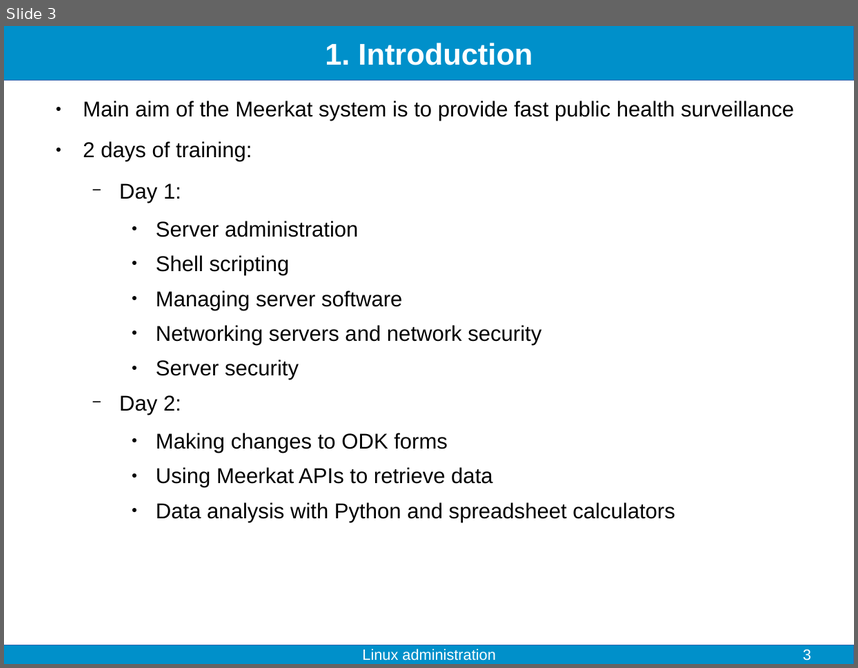
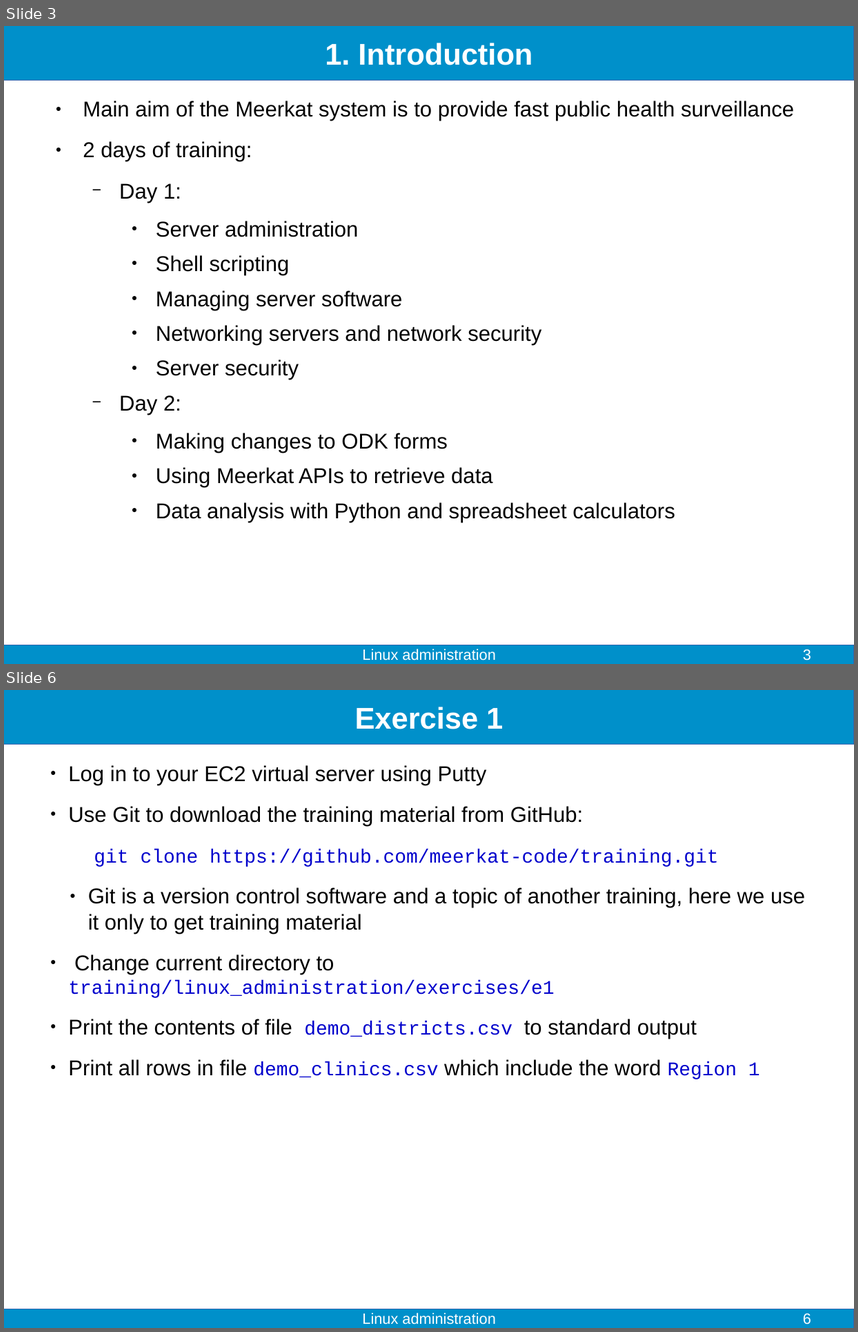
Before and after one commit to fjelltopp/training, a slide deck: linux_administration/linux_administration.odp. Shown one above the other, each under a label of ours: slide 3 before the commit, slides 3 and 6 after it; the slides between them are not shown. The pictures are 858x668 and 858x1332 pixels, drawn with LibreOffice and Linux fonts; fonts in the diff are those of the drawing. Boxes give left, top, right and bottom in pixels: in the first picture for what was removed or moved away, otherwise in the second. Text is boxed around its words. In the diff, an @@ line names an element or a change of style, - is before the commit and + after.

Commit message:
Exercise 1

```diff
--- a/linux_administration/linux_administration.odp
+++ b/linux_administration/linux_administration.odp
@@ slide 6 added at (4, 690, 854, 1328), background #FFFFFF; not listed: 2 template elements that a slide beside it also shows @@
@@ title added at (355, 707, 503, 729), 28 pt, text #FFFFFF, bold @@
+Exercise 1
@@ text added at (68, 765, 805, 1079), 20 pt, text #000000 @@
+● Log in to your EC2 virtual server using Putty
+● Use Git to download the training material from GitHub:
+git clone https://github.com/meerkat-code/training.git
+● Git is a version control software and a topic of another training, here we use it only to get training material
+● Change current directory to training/linux_administration/exercises/e1
+● Print the contents of file demo_districts.csv to standard output
+● Print all rows in file demo_clinics.csv which include the word Region 1
@@ text added at (362, 1312, 495, 1324), 14 pt, text #FFFFFF @@
+Linux administration
@@ page number added at (803, 1313, 811, 1324), 14 pt, text #FFFFFF @@
+6
```
Also in this commit, not shown: 1 slide changed, 1 other slide added, 4 other files.
